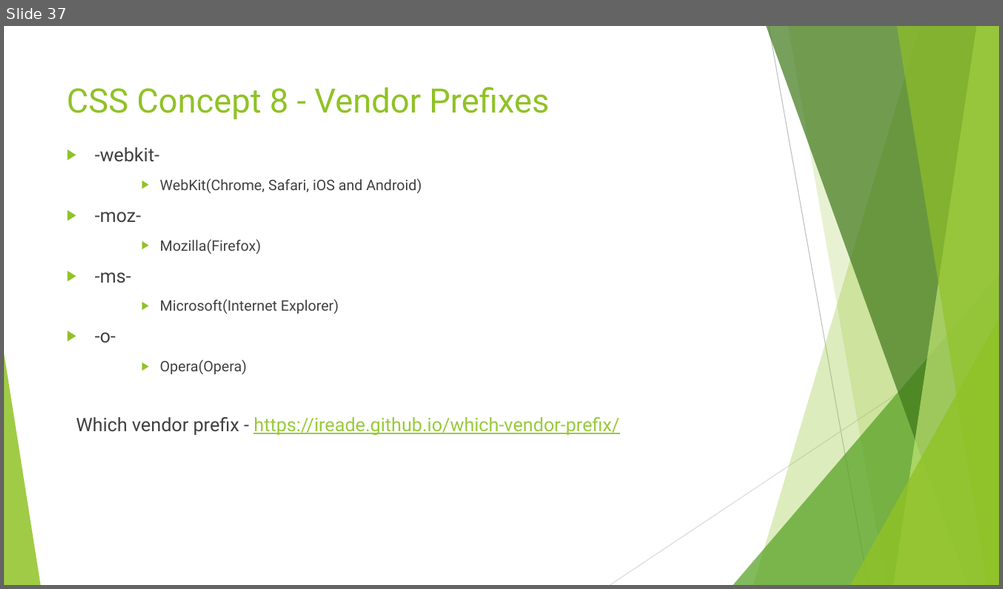
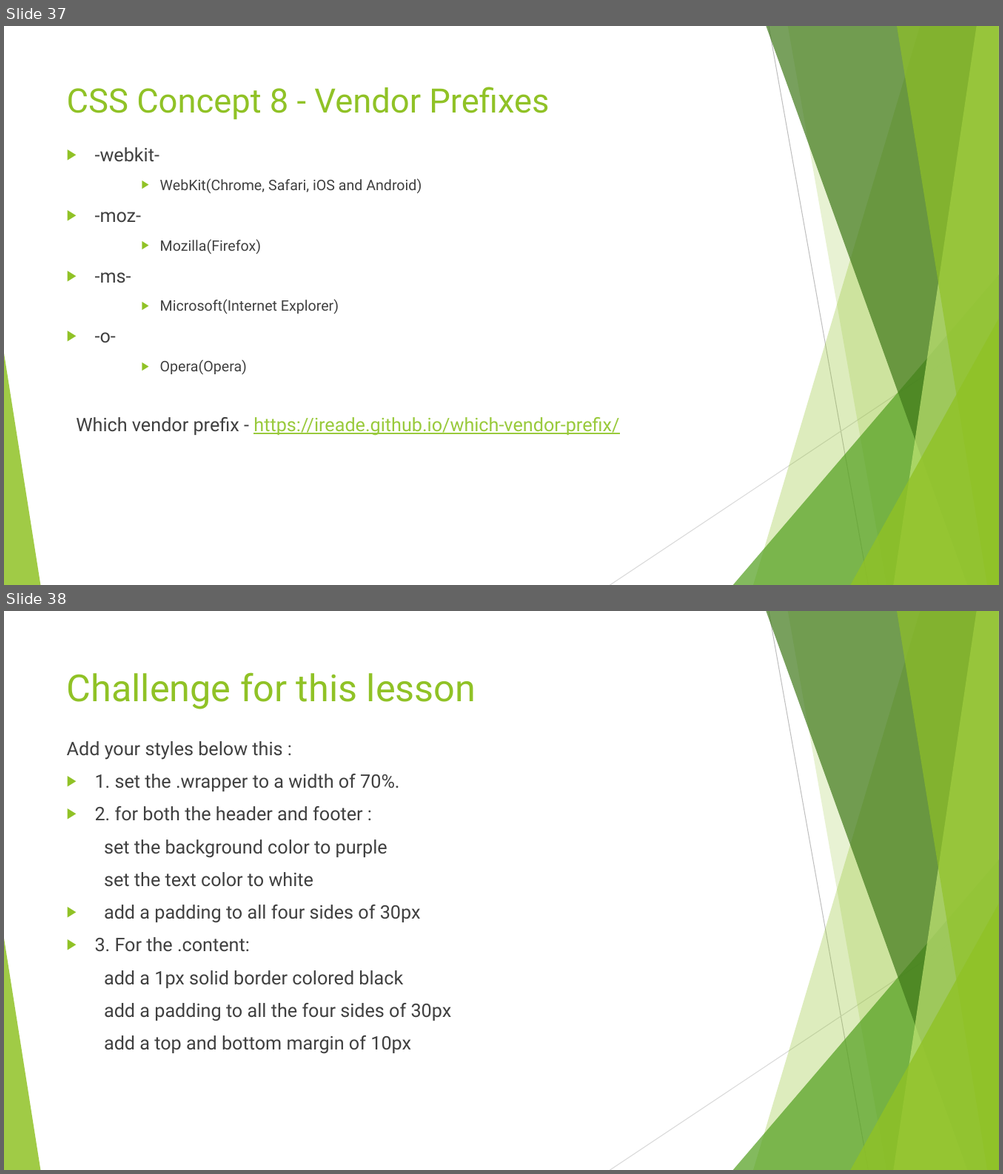
Before and after one commit to anumsh/Introduction-To-CSS, a slide deck: Introduction-to-CSS.pptx. Shown one above the other, each under a label of ours: slide 37 before the commit, slides 37 and 38 after it. The pictures are 1003x589 and 1003x1174 pixels, drawn with LibreOffice and Linux fonts; fonts in the diff are those of the drawing. Boxes give left, top, right and bottom in pixels: in the first picture for what was removed or moved away, otherwise in the second. Text is boxed around its words. In the diff, an @@ line names an element or a change of style, - is before the commit and + after.

Commit message:
feat: Challenge 3 solved

```diff
--- a/Introduction-to-CSS.pptx
+++ b/Introduction-to-CSS.pptx
@@ slide 38 added at bbox=[4, 611, 999, 1170], background #FFFFFF; not listed: 10 template elements that a slide beside it also shows @@
@@ title added at bbox=[67, 672, 476, 709], 36 pt, text #90C226 @@
+Challenge for this lesson
@@ text added at bbox=[67, 741, 452, 1054], 18 pt, text #404040 @@
+Add your styles below this :
+▶ 1. set the .wrapper to a width of 70%.
+▶ 2. for both the header and footer :
+set the background color to purple
+set the text color to white
+▶ add a padding to all four sides of 30px
+▶ 3. For the .content:
+add a 1px solid border colored black
+add a padding to all the four sides of 30px
+add a top and bottom margin of 10px
```
Also in this commit, not shown: 1 other slide added, 4 other files.
